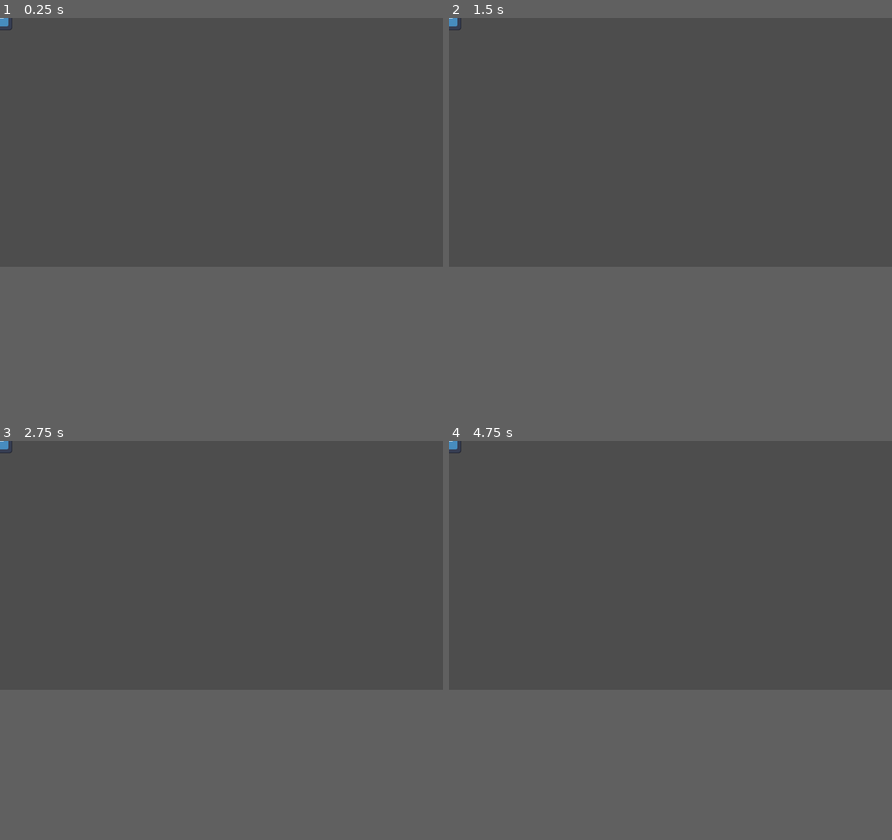
Above: before the commit, frames 1-4 (two rows, left to right).
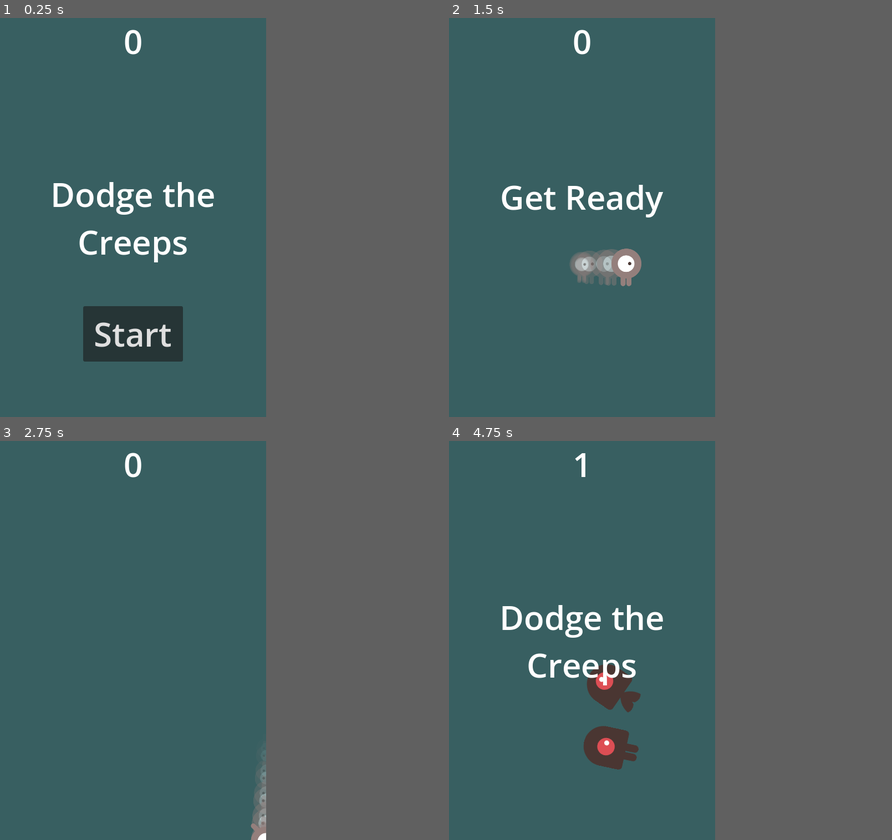
Above: after the commit, the same moments.

Repository: diegomartinez2/G-proyecto
Game: Godot game, scene res://Main.tscn
Two runs of this game, one before a commit and one after it. Both use one fixed random seed, a clock stepped at 60 frames per second and the inputs below. Before the commit the project starts from res://node_2d.tscn. The engine's default icon, where the game draws it, is replaced by a stand-in: a white triangle on a blue panel in a dark square.
Inputs (mouse positions are in pixels of both pictures, inside the frame that each line leads up to):
- Up to frame 1 (0.25 s): no input
- Up to frame 2 (1.5 s): click (670, 213) at 0.5 s, where only the run after the commit has a clickable "Start"; tap Enter at 1.25 s; hold Right (move_right) from 1.28 s (still down)
- Up to frame 3 (2.75 s): release Right (move_right) at 2.03 s; hold Down (move_down) from 2.03 s (still down)
- Up to frame 4 (4.75 s): release Down (move_down) at 2.78 s; hold Right (move_right) 2.78-3.53 s; hold Up (move_up) 3.53-4.28 s; hold Left (move_left) from 4.28 s (still down)
In our replay, the window is 799x449 before the commit and 480x720 after it. These sizes can differ from the game's own. Grey fills any space a smaller window leaves; there, only what the larger window draws over its background counts as a difference.

The runs differ from the first frame. In frame 1, 4.9% of the frame differs, in the area x 0-49%, y 0-87%; in frame 2, 2.3%; in frame 3, 0.7%; in frame 4, 3.4%.

Commit message:
Just copying from example...

Diff:
--- /dev/null
+++ b/HUD.gd
@@ -0,0 +1,30 @@
+extends CanvasLayer
+
+signal start_game
+
+func show_message(text):
+	$MessageLabel.text = text
+	$MessageLabel.show()
+	$MessageTimer.start()
+
+
+func show_game_over():
+	show_message("Game Over")
+	await $MessageTimer.timeout
+	$MessageLabel.text = "Dodge the\nCreeps"
+	$MessageLabel.show()
+	await get_tree().create_timer(1).timeout
+	$StartButton.show()
+
+
+func update_score(score):
+	$ScoreLabel.text = str(score)
+
+
+func _on_StartButton_pressed():
+	$StartButton.hide()
+	start_game.emit()
+
+
+func _on_MessageTimer_timeout():
+	$MessageLabel.hide()
--- /dev/null
+++ b/HUD.tscn
@@ -0,0 +1,57 @@
+[gd_scene load_steps=4 format=3 uid="uid://ccqoreueuxdb7"]
+
+[ext_resource type="Script" path="res://HUD.gd" id="1"]
+
+[sub_resource type="InputEventAction" id="InputEventAction_fopy7"]
+action = &"start_game"
+
+[sub_resource type="Shortcut" id="4"]
+events = [SubResource("InputEventAction_fopy7")]
+
+[node name="HUD" type="CanvasLayer"]
+script = ExtResource("1")
+
+[node name="ScoreLabel" type="Label" parent="."]
+anchors_preset = 10
+anchor_right = 1.0
+offset_bottom = 78.0
+grow_horizontal = 2
+theme_override_font_sizes/font_size = 60
+text = "0"
+horizontal_alignment = 1
+
+[node name="MessageLabel" type="Label" parent="."]
+anchors_preset = 14
+anchor_top = 0.5
+anchor_right = 1.0
+anchor_bottom = 0.5
+offset_top = -79.5
+offset_bottom = 79.5
+grow_horizontal = 2
+grow_vertical = 2
+theme_override_font_sizes/font_size = 60
+text = "Dodge the
+Creeps"
+horizontal_alignment = 1
+
+[node name="StartButton" type="Button" parent="."]
+anchors_preset = 7
+anchor_left = 0.5
+anchor_top = 1.0
+anchor_right = 0.5
+anchor_bottom = 1.0
+offset_left = -90.0
+offset_top = -200.0
+offset_right = 90.0
+offset_bottom = -100.0
+grow_horizontal = 2
+grow_vertical = 0
+theme_override_font_sizes/font_size = 60
+shortcut = SubResource("4")
+text = "Start"
+
+[node name="MessageTimer" type="Timer" parent="."]
+one_shot = true
+
+[connection signal="pressed" from="StartButton" to="." method="_on_StartButton_pressed"]
+[connection signal="timeout" from="MessageTimer" to="." method="_on_MessageTimer_timeout"]
--- /dev/null
+++ b/Main.gd
@@ -0,0 +1,56 @@
+extends Node
+
+@export var mob_scene: PackedScene
+var score
+
+func game_over():
+	$ScoreTimer.stop()
+	$MobTimer.stop()
+	$HUD.show_game_over()
+	$Music.stop()
+	$DeathSound.play()
+
+
+func new_game():
+	get_tree().call_group(&"mobs", &"queue_free")
+	score = 0
+	$Player.start($StartPosition.position)
+	$StartTimer.start()
+	$HUD.update_score(score)
+	$HUD.show_message("Get Ready")
+	$Music.play()
+
+
+func _on_MobTimer_timeout():
+	# Create a new instance of the Mob scene.
+	var mob = mob_scene.instantiate()
+
+	# Choose a random location on Path2D.
+	var mob_spawn_location = get_node(^"MobPath/MobSpawnLocation")
+	mob_spawn_location.progress = randi()
+
+	# Set the mob's direction perpendicular to the path direction.
+	var direction = mob_spawn_location.rotation + PI / 2
+
+	# Set the mob's position to a random location.
+	mob.position = mob_spawn_location.position
+
+	# Add some randomness to the direction.
+	direction += randf_range(-PI / 4, PI / 4)
+	mob.rotation = direction
+
+	# Choose the velocity for the mob.
+	var velocity = Vector2(randf_range(150.0, 250.0), 0.0)
+	mob.linear_velocity = velocity.rotated(direction)
+
+	# Spawn the mob by adding it to the Main scene.
+	add_child(mob)
+
+func _on_ScoreTimer_timeout():
+	score += 1
+	$HUD.update_score(score)
+
+
+func _on_StartTimer_timeout():
+	$MobTimer.start()
+	$ScoreTimer.start()
--- /dev/null
+++ b/Main.tscn
@@ -0,0 +1,59 @@
+[gd_scene load_steps=8 format=3 uid="uid://cyfwty2q3rdse"]
+
+[ext_resource type="Script" path="res://Main.gd" id="1"]
+[ext_resource type="PackedScene" uid="uid://rkdnhqgf2hpj" path="res://Mob.tscn" id="2"]
+[ext_resource type="PackedScene" uid="uid://4vwrqjegqwpj" path="res://Player.tscn" id="3"]
+[ext_resource type="PackedScene" uid="uid://ccqoreueuxdb7" path="res://HUD.tscn" id="4"]
+[ext_resource type="AudioStream" uid="uid://q2pf4fr8d0ks" path="res://art/House In a Forest Loop.ogg" id="5"]
+[ext_resource type="AudioStream" uid="uid://dw26fpygeag8o" path="res://art/gameover.wav" id="6"]
+
+[sub_resource type="Curve2D" id="1"]
+_data = {
+"points": PackedVector2Array(0, 0, 0, 0, 0, 0, 0, 0, 0, 0, 480, 0, 0, 0, 0, 0, 484.068, 361.469, 0, 0, 0, 0, 480, 720, 0, 0, 0, 0, 0, 720, 0, 0, 0, 0, 0, 0)
+}
+point_count = 6
+
+[node name="Main" type="Node"]
+script = ExtResource("1")
+mob_scene = ExtResource("2")
+
+[node name="ColorRect" type="ColorRect" parent="."]
+anchors_preset = 15
+anchor_right = 1.0
+anchor_bottom = 1.0
+grow_horizontal = 2
+grow_vertical = 2
+color = Color(0.219608, 0.372549, 0.380392, 1)
+
+[node name="Player" parent="." instance=ExtResource("3")]
+
+[node name="MobTimer" type="Timer" parent="."]
+wait_time = 0.5
+
+[node name="ScoreTimer" type="Timer" parent="."]
+
+[node name="StartTimer" type="Timer" parent="."]
+wait_time = 2.0
+one_shot = true
+
+[node name="StartPosition" type="Marker2D" parent="."]
+position = Vector2(240, 450)
+
+[node name="MobPath" type="Path2D" parent="."]
+curve = SubResource("1")
+
+[node name="MobSpawnLocation" type="PathFollow2D" parent="MobPath"]
+
+[node name="HUD" parent="." instance=ExtResource("4")]
+
+[node name="Music" type="AudioStreamPlayer" parent="."]
+stream = ExtResource("5")
+
+[node name="DeathSound" type="AudioStreamPlayer" parent="."]
+stream = ExtResource("6")
+
+[connection signal="hit" from="Player" to="." method="game_over"]
+[connection signal="timeout" from="MobTimer" to="." method="_on_MobTimer_timeout"]
+[connection signal="timeout" from="ScoreTimer" to="." method="_on_ScoreTimer_timeout"]
+[connection signal="timeout" from="StartTimer" to="." method="_on_StartTimer_timeout"]
+[connection signal="start_game" from="HUD" to="." method="new_game"]
--- /dev/null
+++ b/Mob.gd
@@ -0,0 +1,10 @@
+extends RigidBody2D
+
+func _ready():
+	$AnimatedSprite2D.play()
+	var mob_types = Array($AnimatedSprite2D.sprite_frames.get_animation_names())
+	$AnimatedSprite2D.animation = mob_types.pick_random()
+
+
+func _on_VisibilityNotifier2D_screen_exited():
+	queue_free()
--- /dev/null
+++ b/Mob.tscn
@@ -0,0 +1,67 @@
+[gd_scene load_steps=10 format=3 uid="uid://rkdnhqgf2hpj"]
+
+[ext_resource type="Script" path="res://Mob.gd" id="1"]
+[ext_resource type="Texture2D" uid="uid://yqglrrsx7j1f" path="res://art/enemyFlyingAlt_1.png" id="2"]
+[ext_resource type="Texture2D" uid="uid://bpot8awhdn6ph" path="res://art/enemyFlyingAlt_2.png" id="3"]
+[ext_resource type="Texture2D" uid="uid://bu4221t7qpa7d" path="res://art/enemyWalking_1.png" id="4"]
+[ext_resource type="Texture2D" uid="uid://booij5t7h4efb" path="res://art/enemyWalking_2.png" id="5"]
+[ext_resource type="Texture2D" uid="uid://5lvm88ij4jqn" path="res://art/enemySwimming_1.png" id="6"]
+[ext_resource type="Texture2D" uid="uid://bng45cvsgufqc" path="res://art/enemySwimming_2.png" id="7"]
+
+[sub_resource type="SpriteFrames" id="1"]
+animations = [{
+"frames": [{
+"duration": 1.0,
+"texture": ExtResource("2")
+}, {
+"duration": 1.0,
+"texture": ExtResource("3")
+}],
+"loop": true,
+"name": &"fly",
+"speed": 3.0
+}, {
+"frames": [{
+"duration": 1.0,
+"texture": ExtResource("6")
+}, {
+"duration": 1.0,
+"texture": ExtResource("7")
+}],
+"loop": true,
+"name": &"swim",
+"speed": 4.0
+}, {
+"frames": [{
+"duration": 1.0,
+"texture": ExtResource("4")
+}, {
+"duration": 1.0,
+"texture": ExtResource("5")
+}],
+"loop": true,
+"name": &"walk",
+"speed": 4.0
+}]
+
+[sub_resource type="CapsuleShape2D" id="2"]
+radius = 37.0
+height = 100.0
+
+[node name="Mob" type="RigidBody2D" groups=["mobs"]]
+collision_mask = 0
+gravity_scale = 0.0
+script = ExtResource("1")
+
+[node name="AnimatedSprite2D" type="AnimatedSprite2D" parent="."]
+scale = Vector2(0.75, 0.75)
+sprite_frames = SubResource("1")
+animation = &"walk"
+
+[node name="CollisionShape2D" type="CollisionShape2D" parent="."]
+rotation = 1.5708
+shape = SubResource("2")
+
+[node name="VisibleOnScreenNotifier2D" type="VisibleOnScreenNotifier2D" parent="."]
+
+[connection signal="screen_exited" from="VisibleOnScreenNotifier2D" to="." method="_on_VisibilityNotifier2D_screen_exited"]
--- a/Player.gd
+++ b/Player.gd
@@ -1,23 +1,24 @@
 extends Area2D
+
+signal hit
 
 @export var speed = 400 # How fast the player will move (pixels/sec).
 var screen_size # Size of the game window.
 
-# Called when the node enters the scene tree for the first time.
 func _ready():
 	screen_size = get_viewport_rect().size
+	hide()
 
 
-# Called every frame. 'delta' is the elapsed time since the previous frame.
 func _process(delta):
 	var velocity = Vector2.ZERO # The player's movement vector.
-	if Input.is_action_pressed("move_right"):
+	if Input.is_action_pressed(&"move_right"):
 		velocity.x += 1
-	if Input.is_action_pressed("move_left"):
+	if Input.is_action_pressed(&"move_left"):
 		velocity.x -= 1
-	if Input.is_action_pressed("move_down"):
+	if Input.is_action_pressed(&"move_down"):
 		velocity.y += 1
-	if Input.is_action_pressed("move_up"):
+	if Input.is_action_pressed(&"move_up"):
 		velocity.y -= 1
 
 	if velocity.length() > 0:
@@ -28,3 +29,29 @@
 
 	position += velocity * delta
 	position = position.clamp(Vector2.ZERO, screen_size)
+
+	if velocity.x != 0:
+		$AnimatedSprite2D.animation = &"right"
+		$AnimatedSprite2D.flip_v = false
+		$Trail.rotation = 0
+		$AnimatedSprite2D.flip_h = velocity.x < 0
+	elif velocity.y != 0:
+		$AnimatedSprite2D.animation = &"up"
+		if velocity.y > 0:
+			rotation = PI
+		else:
+			rotation = 0
+
+
+func start(pos):
+	position = pos
+	rotation = 0
+	show()
+	$CollisionShape2D.disabled = false
+
+
+func _on_Player_body_entered(_body):
+	hide() # Player disappears after being hit.
+	hit.emit()
+	# Must be deferred as we can't change physics properties on a physics callback.
+	$CollisionShape2D.set_deferred(&"disabled", true)
--- /dev/null
+++ b/Player.tscn
@@ -0,0 +1,75 @@
+[gd_scene load_steps=13 format=3 uid="uid://4vwrqjegqwpj"]
+
+[ext_resource type="Script" path="res://Player.gd" id="1"]
+[ext_resource type="Texture2D" uid="uid://ftkxr8r4qghp" path="res://art/playerGrey_walk1.png" id="2"]
+[ext_resource type="Texture2D" uid="uid://couyhcegeihme" path="res://art/playerGrey_walk2.png" id="3"]
+[ext_resource type="Texture2D" uid="uid://b4yyoafu8bi0q" path="res://art/playerGrey_up1.png" id="4"]
+[ext_resource type="Texture2D" uid="uid://bko65a0nd66st" path="res://art/playerGrey_up2.png" id="5"]
+
+[sub_resource type="SpriteFrames" id="1"]
+animations = [{
+"frames": [{
+"duration": 1.0,
+"texture": ExtResource("2")
+}, {
+"duration": 1.0,
+"texture": ExtResource("3")
+}],
+"loop": true,
+"name": &"right",
+"speed": 5.0
+}, {
+"frames": [{
+"duration": 1.0,
+"texture": ExtResource("4")
+}, {
+"duration": 1.0,
+"texture": ExtResource("5")
+}],
+"loop": true,
+"name": &"up",
+"speed": 5.0
+}]
+
+[sub_resource type="CapsuleShape2D" id="2"]
+radius = 27.0
+height = 68.0
+
+[sub_resource type="Gradient" id="3"]
+colors = PackedColorArray(1, 1, 1, 0.501961, 1, 1, 1, 0)
+
+[sub_resource type="GradientTexture1D" id="4"]
+gradient = SubResource("3")
+
+[sub_resource type="Curve" id="5"]
+_data = [Vector2(0.00501098, 0.5), 0.0, 0.0, 0, 0, Vector2(0.994989, 0.324), 0.0, 0.0, 0, 0]
+point_count = 2
+
+[sub_resource type="CurveTexture" id="6"]
+curve = SubResource("5")
+
+[sub_resource type="ParticleProcessMaterial" id="7"]
+gravity = Vector3(0, 0, 0)
+scale_curve = SubResource("6")
+color_ramp = SubResource("4")
+
+[node name="Player" type="Area2D"]
+z_index = 10
+script = ExtResource("1")
+
+[node name="AnimatedSprite2D" type="AnimatedSprite2D" parent="."]
+scale = Vector2(0.5, 0.5)
+sprite_frames = SubResource("1")
+animation = &"right"
+
+[node name="CollisionShape2D" type="CollisionShape2D" parent="."]
+shape = SubResource("2")
+
+[node name="Trail" type="GPUParticles2D" parent="."]
+z_index = -1
+amount = 10
+process_material = SubResource("7")
+texture = ExtResource("2")
+speed_scale = 2.0
+
+[connection signal="body_entered" from="." to="." method="_on_Player_body_entered"]
--- /dev/null
+++ b/fonts/Xolonium-Regular.tres
@@ -0,0 +1,6 @@
+[gd_resource type="Font" load_steps=2 format=3 uid="uid://dyjc58f6sdms0"]
+
+[ext_resource type="FontData" uid="uid://cit6gwe5px1q8" path="res://fonts/Xolonium-Regular.ttf" id="1_mnk3h"]
+
+[resource]
+data/0 = ExtResource( "1_mnk3h" )
--- a/project.godot
+++ b/project.godot
@@ -10,34 +10,72 @@
 
 [application]
 
-config/name="Nuevo Proyecto"
-run/main_scene="res://node_2d.tscn"
-config/features=PackedStringArray("4.2", "Forward Plus")
-config/icon="res://icon.svg"
+config/name="Dodge the Creeps"
+config/description="This is a simple game where your character must move
+and avoid the enemies for as long as possible.
+
+This is a finished version of the game featured in the 'Your first 2D game'
+tutorial in the documentation. For more details, consider
+following the tutorial in the documentation."
+config/tags=PackedStringArray("2d", "demo", "official")
+run/main_scene="res://Main.tscn"
+config/features=PackedStringArray("4.2")
+config/icon="res://icon.webp"
+
+[display]
+
+window/size/viewport_width=480
+window/size/viewport_height=720
+window/size/window_width_override=480
+window/size/window_height_override=720
+window/stretch/mode="canvas_items"
 
 [dotnet]
 
-project/assembly_name="Nuevo Proyecto"
+project/assembly_name="Dodge the Creeps"
 
 [input]
 
-move_right={
-"deadzone": 0.5,
-"events": [Object(InputEventKey,"resource_local_to_scene":false,"resource_name":"","device":-1,"window_id":0,"alt_pressed":false,"shift_pressed":false,"ctrl_pressed":false,"meta_pressed":false,"pressed":false,"keycode":0,"physical_keycode":4194321,"key_label":0,"unicode":0,"echo":false,"script":null)
+move_left={
+"deadzone": 0.2,
+"events": [Object(InputEventKey,"resource_local_to_scene":false,"resource_name":"","device":0,"window_id":0,"alt_pressed":false,"shift_pressed":false,"ctrl_pressed":false,"meta_pressed":false,"pressed":false,"keycode":0,"physical_keycode":65,"key_label":0,"unicode":0,"echo":false,"script":null)
+, Object(InputEventKey,"resource_local_to_scene":false,"resource_name":"","device":0,"window_id":0,"alt_pressed":false,"shift_pressed":false,"ctrl_pressed":false,"meta_pressed":false,"pressed":false,"keycode":0,"physical_keycode":4194319,"key_label":0,"unicode":0,"echo":false,"script":null)
+, Object(InputEventJoypadButton,"resource_local_to_scene":false,"resource_name":"","device":0,"button_index":14,"pressure":0.0,"pressed":false,"script":null)
+, Object(InputEventJoypadMotion,"resource_local_to_scene":false,"resource_name":"","device":0,"axis":0,"axis_value":-1.0,"script":null)
 ]
 }
-move_left={
-"deadzone": 0.5,
-"events": [Object(InputEventKey,"resource_local_to_scene":false,"resource_name":"","device":-1,"window_id":0,"alt_pressed":false,"shift_pressed":false,"ctrl_pressed":false,"meta_pressed":false,"pressed":false,"keycode":0,"physical_keycode":4194319,"key_label":0,"unicode":0,"echo":false,"script":null)
+move_right={
+"deadzone": 0.2,
+"events": [Object(InputEventKey,"resource_local_to_scene":false,"resource_name":"","device":0,"window_id":0,"alt_pressed":false,"shift_pressed":false,"ctrl_pressed":false,"meta_pressed":false,"pressed":false,"keycode":0,"physical_keycode":68,"key_label":0,"unicode":0,"echo":false,"script":null)
+, Object(InputEventKey,"resource_local_to_scene":false,"resource_name":"","device":0,"window_id":0,"alt_pressed":false,"shift_pressed":false,"ctrl_pressed":false,"meta_pressed":false,"pressed":false,"keycode":0,"physical_keycode":4194321,"key_label":0,"unicode":0,"echo":false,"script":null)
+, Object(InputEventJoypadButton,"resource_local_to_scene":false,"resource_name":"","device":0,"button_index":15,"pressure":0.0,"pressed":false,"script":null)
+, Object(InputEventJoypadMotion,"resource_local_to_scene":false,"resource_name":"","device":0,"axis":0,"axis_value":1.0,"script":null)
 ]
 }
 move_up={
-"deadzone": 0.5,
-"events": [Object(InputEventKey,"resource_local_to_scene":false,"resource_name":"","device":-1,"window_id":0,"alt_pressed":false,"shift_pressed":false,"ctrl_pressed":false,"meta_pressed":false,"pressed":false,"keycode":0,"physical_keycode":4194320,"key_label":0,"unicode":0,"echo":false,"script":null)
+"deadzone": 0.2,
+"events": [Object(InputEventKey,"resource_local_to_scene":false,"resource_name":"","device":0,"window_id":0,"alt_pressed":false,"shift_pressed":false,"ctrl_pressed":false,"meta_pressed":false,"pressed":false,"keycode":0,"physical_keycode":87,"key_label":0,"unicode":0,"echo":false,"script":null)
+, Object(InputEventKey,"resource_local_to_scene":false,"resource_name":"","device":0,"window_id":0,"alt_pressed":false,"shift_pressed":false,"ctrl_pressed":false,"meta_pressed":false,"pressed":false,"keycode":0,"physical_keycode":4194320,"key_label":0,"unicode":0,"echo":false,"script":null)
+, Object(InputEventJoypadButton,"resource_local_to_scene":false,"resource_name":"","device":0,"button_index":12,"pressure":0.0,"pressed":false,"script":null)
+, Object(InputEventJoypadMotion,"resource_local_to_scene":false,"resource_name":"","device":0,"axis":1,"axis_value":-1.0,"script":null)
 ]
 }
 move_down={
-"deadzone": 0.5,
-"events": [Object(InputEventKey,"resource_local_to_scene":false,"resource_name":"","device":-1,"window_id":0,"alt_pressed":false,"shift_pressed":false,"ctrl_pressed":false,"meta_pressed":false,"pressed":false,"keycode":0,"physical_keycode":4194322,"key_label":0,"unicode":0,"echo":false,"script":null)
+"deadzone": 0.2,
+"events": [Object(InputEventKey,"resource_local_to_scene":false,"resource_name":"","device":0,"window_id":0,"alt_pressed":false,"shift_pressed":false,"ctrl_pressed":false,"meta_pressed":false,"pressed":false,"keycode":0,"physical_keycode":83,"key_label":0,"unicode":0,"echo":false,"script":null)
+, Object(InputEventKey,"resource_local_to_scene":false,"resource_name":"","device":0,"window_id":0,"alt_pressed":false,"shift_pressed":false,"ctrl_pressed":false,"meta_pressed":false,"pressed":false,"keycode":0,"physical_keycode":4194322,"key_label":0,"unicode":0,"echo":false,"script":null)
+, Object(InputEventJoypadButton,"resource_local_to_scene":false,"resource_name":"","device":0,"button_index":13,"pressure":0.0,"pressed":false,"script":null)
+, Object(InputEventJoypadMotion,"resource_local_to_scene":false,"resource_name":"","device":0,"axis":1,"axis_value":1.0,"script":null)
 ]
 }
+start_game={
+"deadzone": 0.2,
+"events": [Object(InputEventKey,"resource_local_to_scene":false,"resource_name":"","device":0,"window_id":0,"alt_pressed":false,"shift_pressed":false,"ctrl_pressed":false,"meta_pressed":false,"pressed":false,"keycode":0,"physical_keycode":4194309,"key_label":0,"unicode":0,"echo":false,"script":null)
+, Object(InputEventKey,"resource_local_to_scene":false,"resource_name":"","device":0,"window_id":0,"alt_pressed":false,"shift_pressed":false,"ctrl_pressed":false,"meta_pressed":false,"pressed":false,"keycode":0,"physical_keycode":32,"key_label":0,"unicode":0,"echo":false,"script":null)
+]
+}
+
+[rendering]
+
+renderer/rendering_method="gl_compatibility"
+renderer/rendering_method.mobile="gl_compatibility"
Not shown, added: art/House In a Forest Loop.ogg.import
Binary file added: art/enemyFlyingAlt_1.png
Not shown, added: art/enemyFlyingAlt_1.png.import
Binary file added: art/enemyFlyingAlt_2.png
Not shown, added: art/enemyFlyingAlt_2.png.import
Binary file added: art/enemySwimming_1.png
Not shown, added: art/enemySwimming_1.png.import
Binary file added: art/enemySwimming_2.png
Not shown, added: art/enemySwimming_2.png.import
Binary file added: art/enemyWalking_1.png
Not shown, added: art/enemyWalking_1.png.import
Binary file added: art/enemyWalking_2.png
(and 20 more such lines)
